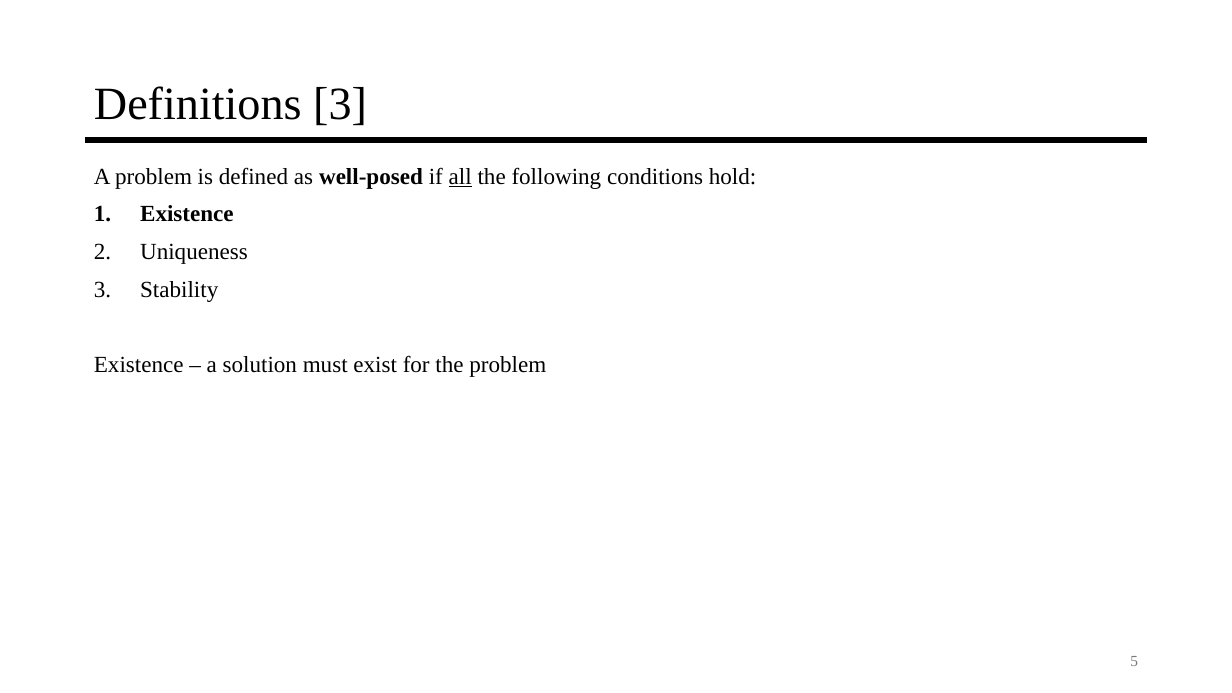
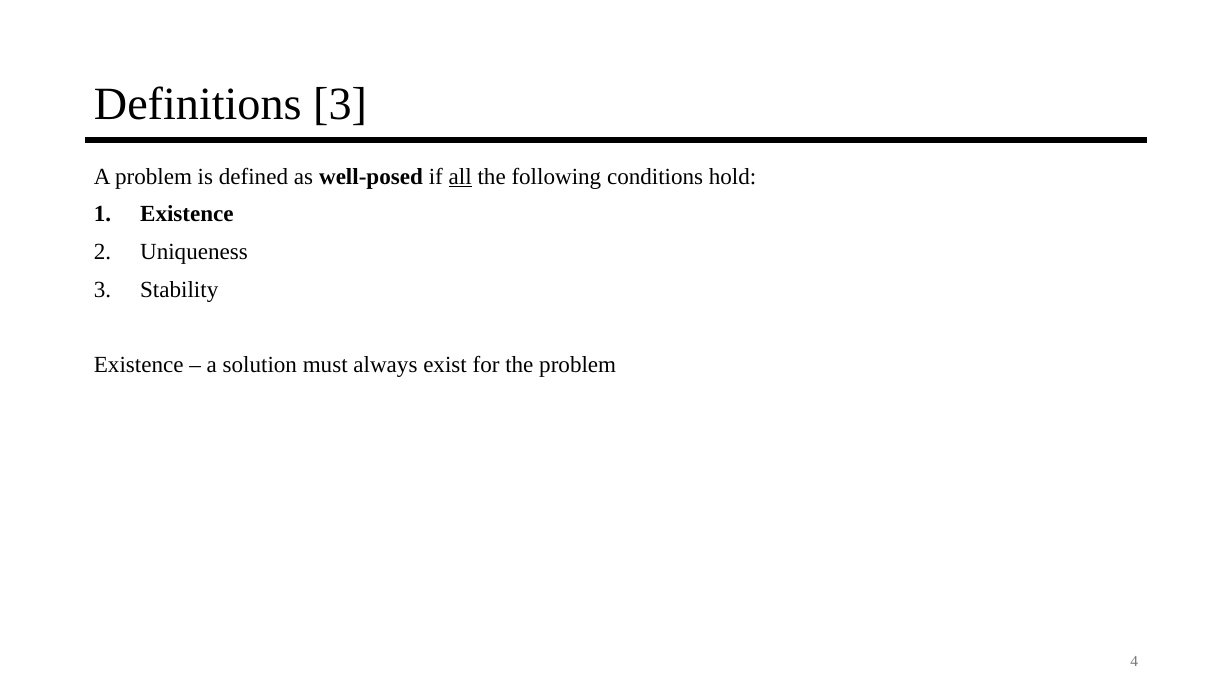
Before and after one commit to jyarch/inverse-mechanics-course, a slide deck: slide 4 of 0-Introduction/0-Introduction.pptx (slide 5 before the commit). Drawn at 1232x693 pixels with LibreOffice and Linux fonts; fonts in the diff are those of the drawing. Boxes give left, top, right and bottom in pixels: in the first picture for what was removed or moved away, otherwise in the second. Text is boxed around its words. In the diff, an @@ line names an element or a change of style, - is before the commit and + after.

```diff
--- a/0-Introduction/0-Introduction.pptx
+++ b/0-Introduction/0-Introduction.pptx
@@ text at (94,355,616,377): text changed @@
-Existence – a solution must exist for the problem
+Existence – a solution must always exist for the problem
@@ page number at (1130,656,1138,666): text changed @@
-5
+4
```
Also in this commit, not shown: 2 other slides changed, 1 slide added, 8 slides removed, 2 other files.
